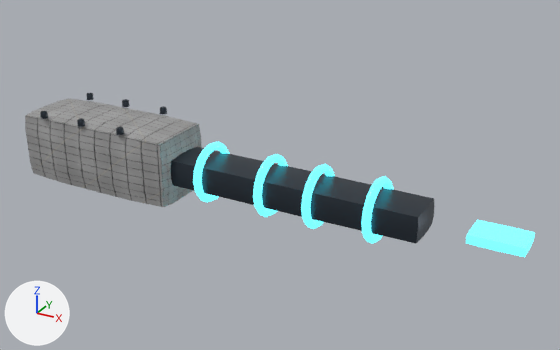
The Blender file assets/ships/parts/blender/weapon_railgun_authored.blend: old version first, new version second.
Rendered twice from a camera (50 mm lens) standing at (7.17, -7.02, 3.66) and looking at (3.22, 0.16, 0.07). The axes (+X, +Y, +Z) are drawn at lower left. The lights are the same throughout. The older version comes first.

Before the edit, the objects in view are built like this:
```python
ob_rail_accent_slit = bpy.data.objects.new('Rail_Accent_Slit', me_rail_accent_slit)
ob_rail_accent_slit.parent = ob_hook_emissive
ob_rail_accent_slit.location = (0.0, 0.0, 0.0)
ob_rail_breech = bpy.data.objects.new('Rail_Breech', me_rail_breech)
ob_rail_breech.parent = ob_weapon_railgun
ob_rail_breech.location = (0.9, 0.0, 0.0)
ob_weapon_railgun_material_accent_merged = bpy.data.objects.new('weapon_railgun_Material_Accent_Merged', me_weapon_railgun_material_accent_merged)
ob_weapon_railgun_material_accent_merged.parent = ob_weapon_railgun
ob_weapon_railgun_material_accent_merged.location = (0.0, 0.0, 0.0)
ob_weapon_railgun_material_mechanical_merged = bpy.data.objects.new('weapon_railgun_Material_Mechanical_Merged', me_weapon_railgun_material_mechanical_merged)
ob_weapon_railgun_material_mechanical_merged.parent = ob_weapon_railgun
ob_weapon_railgun_material_mechanical_merged.location = (0.0, 0.0, 0.0)
```
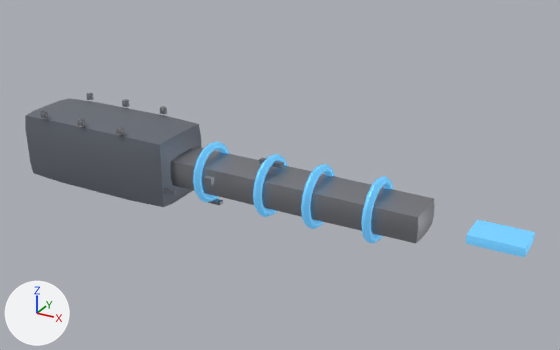
Edits to the bpy script that builds the scene:
```text
Change mat_material_hull:
    remove # nodes: BsdfPrincipled, Math x2, NormalMap, OutputMaterial, SeparateColor, TexImage x3
    remove # uses the picture img_basecolor
    remove # uses the picture img_normal
    remove # uses the picture img_orm
    nodes: BsdfPrincipled, OutputMaterial
    colours: grey #7c818b
Change mat_material_accent:
    mat_material_accent.roughness: 0.28 -> 0.5
    mat_material_accent.base_color: (0.1, 0.42, 0.48) -> (0.2, 0.65, 1.0)  # cyan #59adb8 -> blue #7cd3ff
    mat_material_accent.metallic: 0.08 -> 0.6
    mat_material_accent.emission_color: (0.08, 0.65, 0.75) -> (0.15, 0.55, 1.0)  # cyan #50d3e1 -> blue #6cc4ff
    mat_material_accent.emission_strength: 2.2 -> 0.4
Change me_weapon_railgun_material_mechanical_merged:
    where me_weapon_railgun_material_mechanical_merged.from_pydata(...)  # 348 vertices, 588 faces; spans x 0.16..5.05, y -0.46..0.46, z -0.17..0.52
    remove me_weapon_railgun_material_mechanical_merged.materials.append(mat_material_mechanical_003)  # greyish blue #424b55
    add me_weapon_railgun_material_mechanical_merged.materials.append(mat_material_mechanical)  # grey #9ea0a6
Add ob_det_cavity_grime_vent:
    ob_det_cavity_grime_vent = bpy.data.objects.new('DET_cavity_grime_vent', me_cube_010)  # a box spanning x -0.5..0.5, y -0.5..0.5, z -0.5..0.5; in mat_material_mechanical (grey #9ea0a6); modifiers BEVEL
    ob_det_cavity_grime_vent.parent = ob_rail_breech
    ob_det_cavity_grime_vent.location = (2.65, -0.45, 0.12)
    ob_det_cavity_grime_vent.scale = (0.1, 0.06, 0.08)
Add ob_det_panel_line_emphasis:
    ob_det_panel_line_emphasis = bpy.data.objects.new('DET_panel_line_emphasis', me_cube_008)  # a box spanning x -0.5..0.5, y -0.5..0.5, z -0.5..0.5; in mat_material_hull (grey #7c818b); modifiers BEVEL
    ob_det_panel_line_emphasis.parent = ob_rail_breech
    ob_det_panel_line_emphasis.location = (2.0, -0.38, -0.18)
    ob_det_panel_line_emphasis.scale = (0.24, 0.03, 0.06)
Add ob_det_arc_scorch:
    ob_det_arc_scorch = bpy.data.objects.new('DET_arc_scorch', me_cube_003)  # a box spanning x -0.5..0.5, y -0.5..0.5, z -0.5..0.5; in mat_material_hull (grey #7c818b); modifiers BEVEL
    ob_det_arc_scorch.parent = ob_rail_breech
    ob_det_arc_scorch.location = (3.2, 0.0, 0.28)
    ob_det_arc_scorch.scale = (0.28, 0.06, 0.05)
Add ob_det_coil_band_b:
    ob_det_coil_band_b = bpy.data.objects.new('DET_coil_band_b', me_cube_010.copy())  # modifiers BEVEL
    ob_det_coil_band_b.parent = ob_rail_breech
    ob_det_coil_band_b.location = (2.4, 0.0, -0.38)
    ob_det_coil_band_b.scale = (0.22, 0.07, 0.04)
```

What differs and where, as boxes [x1, y1, x2, y2] in the pictures (560 x 350 px):
'Rail_Breech', surface changed (darker): [25, 98, 202, 207] in both
'weapon_railgun_Material_Mechanical_Merged', recoloured (lighter): [40, 93, 434, 244] in both
'weapon_railgun_Material_Accent_Merged', recoloured: [193, 141, 394, 244] in both
'Rail_Accent_Slit', recoloured (cyan to blue): [466, 220, 535, 257] in both
'DET_arc_scorch', added: after [259, 158, 284, 168]
'DET_cavity_grime_vent', added: after [203, 175, 214, 186]
'DET_panel_line_emphasis', added: after [164, 188, 176, 196]
'DET_coil_band_b', added: after [208, 199, 223, 205]
